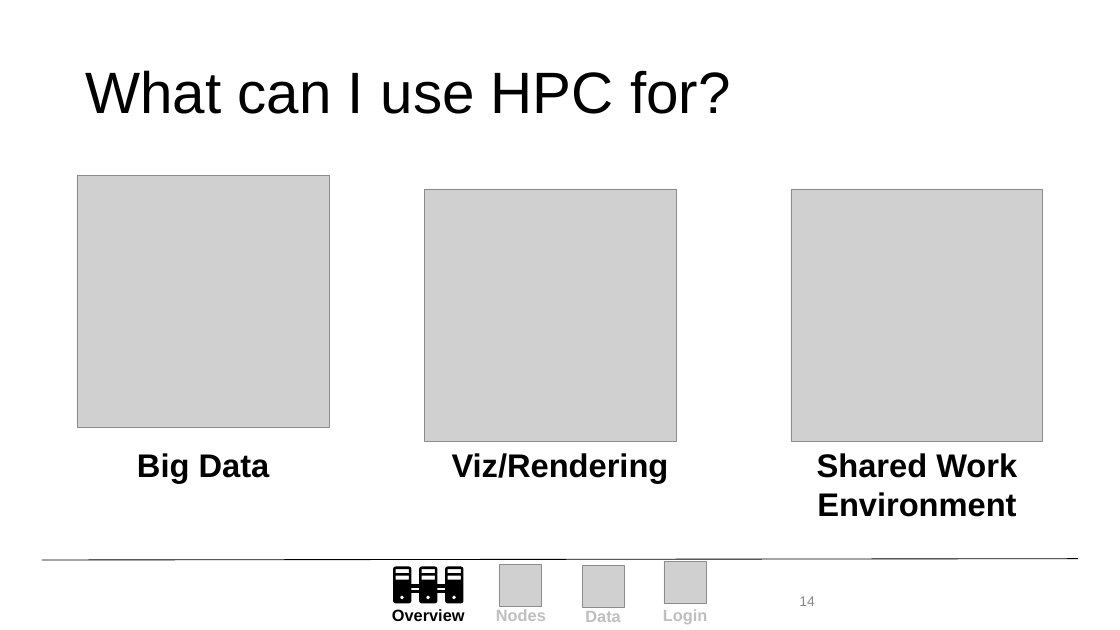
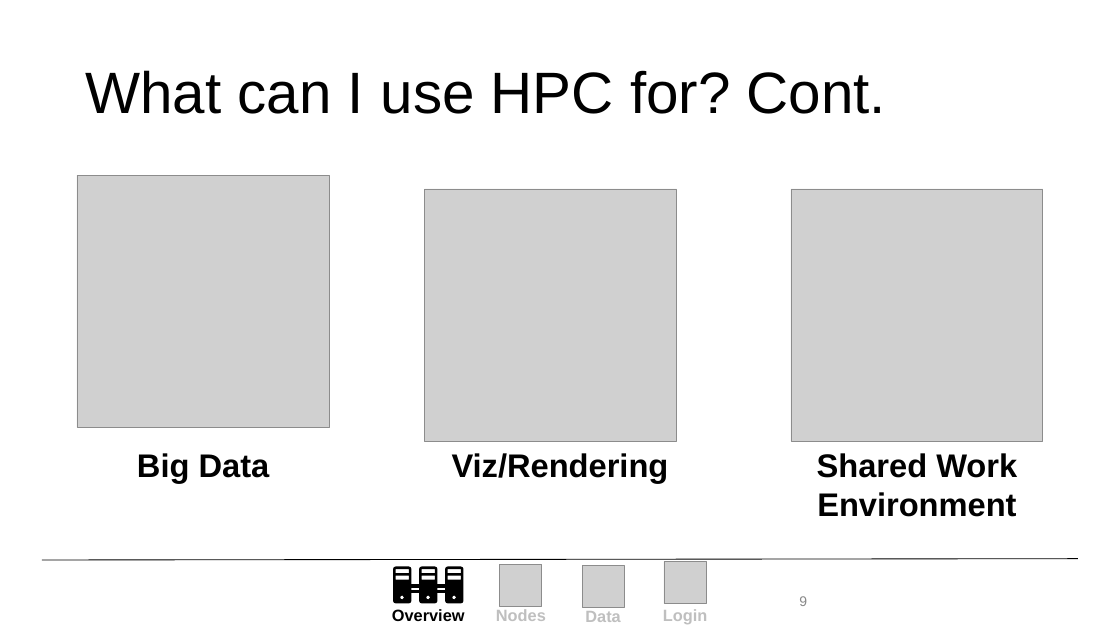
Before and after one commit to ResearchComputing/New_User_Seminar, a slide deck: slide 9 of Alpine_New_User_Seminar.pptx (slide 14 before the commit). Drawn at 1120x630 pixels with LibreOffice and Linux fonts; fonts in the diff are those of the drawing; grey boxes stand for pictures; background and template pictures are left out. Boxes give left, top, right and bottom in pixels: in the first picture for what was removed or moved away, otherwise in the second. Text is boxed around its words. In the diff, an @@ line names an element or a change of style, - is before the commit and + after.

```diff
--- a/Alpine_New_User_Seminar.pptx
+++ b/Alpine_New_User_Seminar.pptx
@@ title at (x1=85, y1=70, x2=886, y2=114): text changed @@
-What can I use HPC for?
+What can I use HPC for? Cont.
@@ page number at (x1=799, y1=596, x2=807, y2=606): text changed @@
-14
+9
```
Also in this commit, not shown: 12 other slides changed, 9 slides removed, 1 other file.
